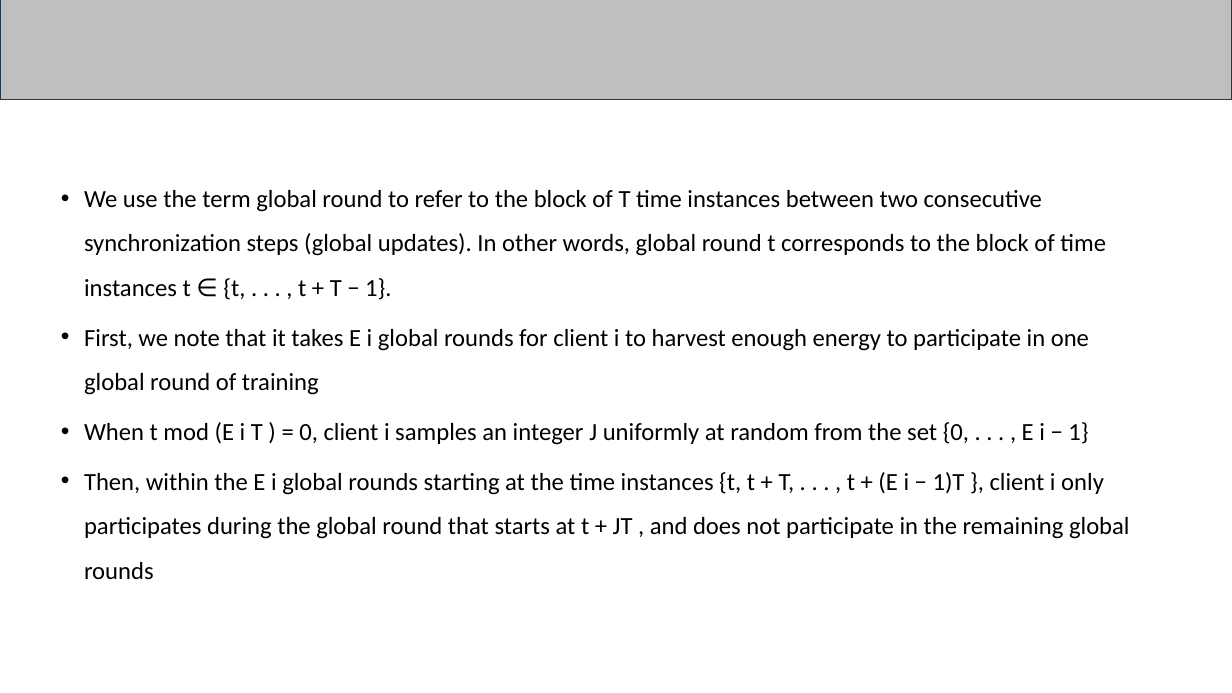
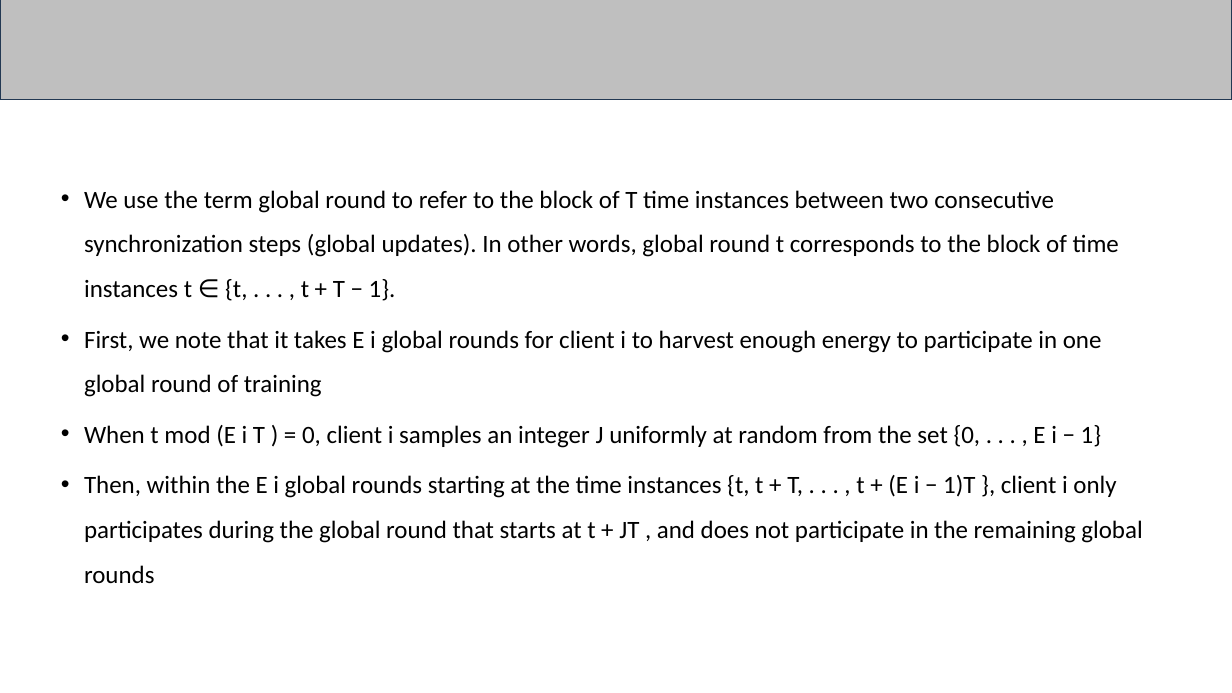
Before and after one commit to prajwalandysam/FYP-Group-3, a slide deck: slide 18 of fyp_3[1]-1.pptx. Drawn at 1232x693 pixels with LibreOffice and Linux fonts; fonts in the diff are those of the drawing. Boxes give left, top, right and bottom in pixels: in the first picture for what was removed or moved away, otherwise in the second. Text is boxed around its words. In the diff, an @@ line names an element or a change of style, - is before the commit and + after.

Commit message:
random

```diff
--- a/fyp_3[1]-1.pptx
+++ b/fyp_3[1]-1.pptx
@@ text "We use the term global ..." at [84,190,1142,584]: size 38.4 to 38.9 pt @@
```
Also in this commit, not shown: 11 other slides changed, 37 other files.
